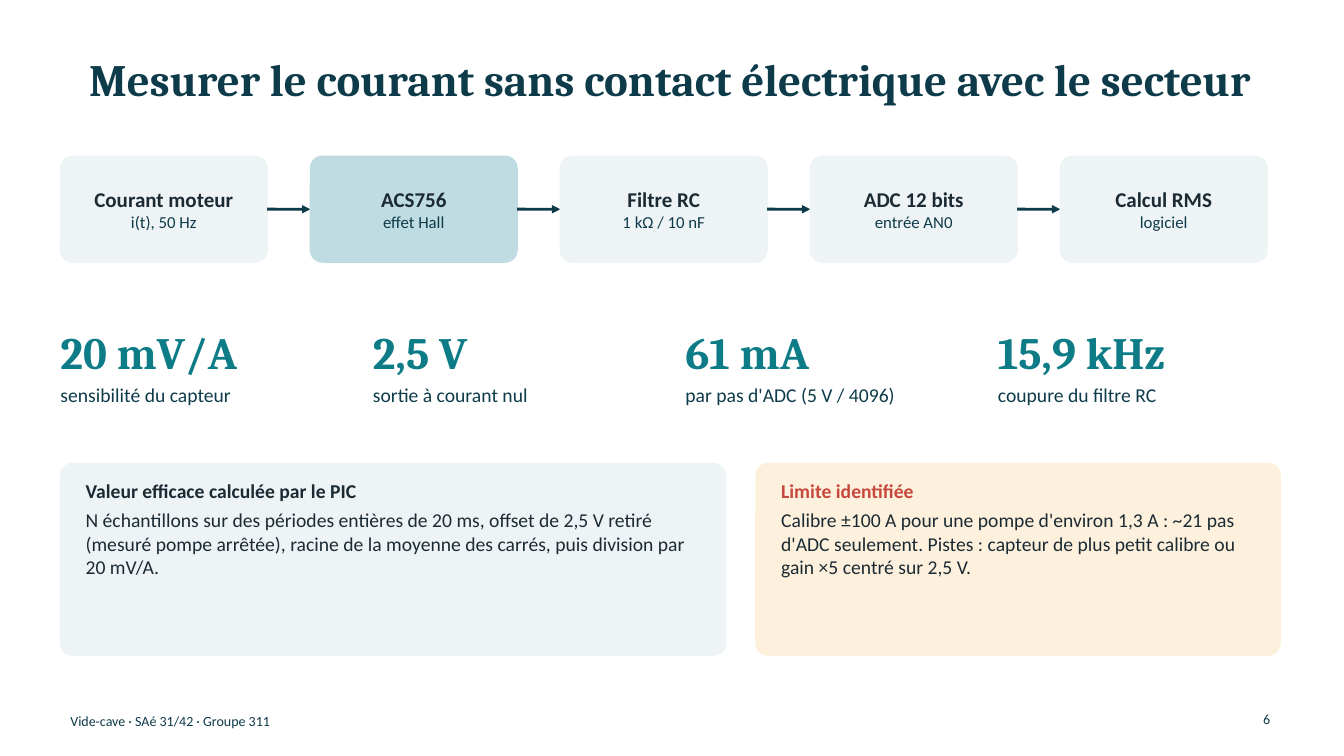
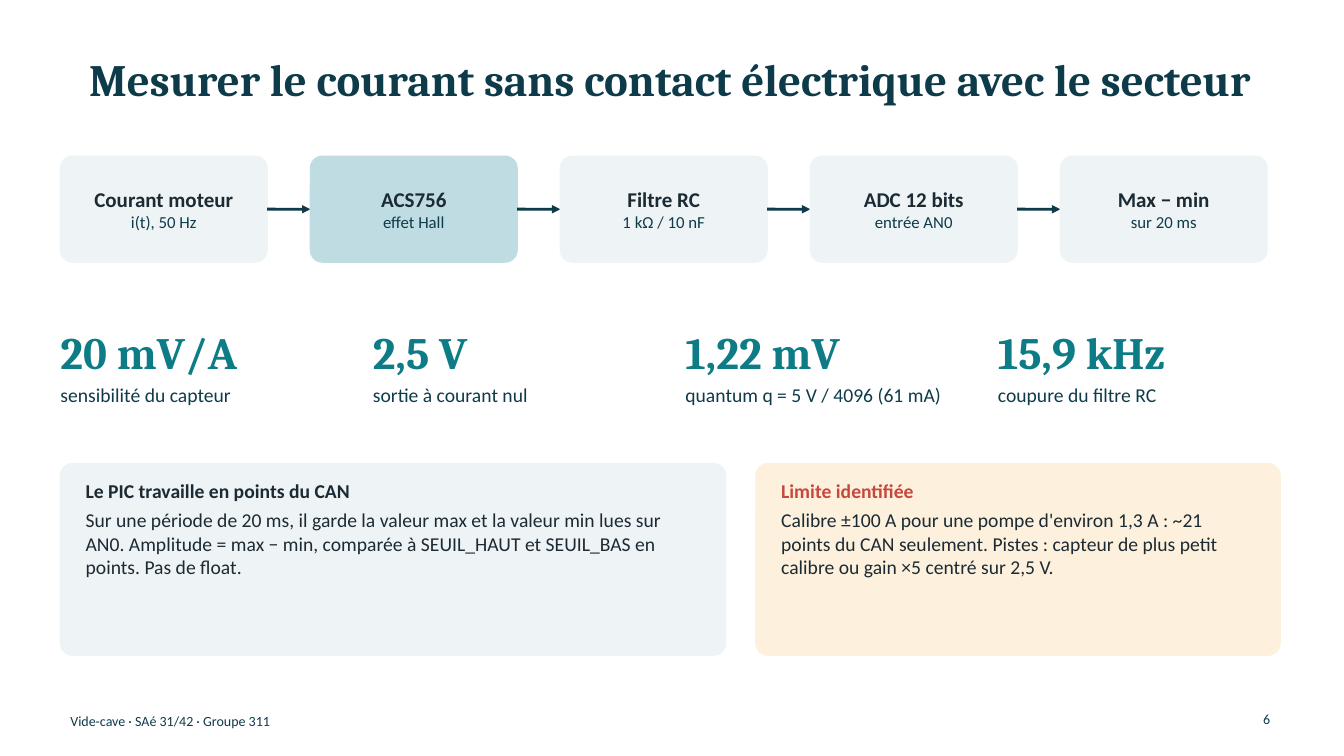
Before and after one commit to glm02/projet-vide-cave, a slide deck: slide 6 of 01_Documents/Presentation/Soutenance_vide-cave.pptx. Drawn at 1344x756 pixels with LibreOffice and Linux fonts; fonts in the diff are those of the drawing. Boxes give left, top, right and bottom in pixels: in the first picture for what was removed or moved away, otherwise in the second. Text is boxed around its words. In the diff, an @@ line names an element or a change of style, - is before the commit and + after.

```diff
--- a/01_Documents/Presentation/Soutenance_vide-cave.pptx
+++ b/01_Documents/Presentation/Soutenance_vide-cave.pptx
@@ text at [1118,192,1209,228]: text changed @@
-Calcul RMS
-logiciel
+Max − min
+sur 20 ms
@@ text at [685,338,840,375]: text changed @@
-61 mA
+1,22 mV
@@ text at [685,388,941,405]: text changed @@
-par pas d'ADC (5 V / 4096)
+quantum q = 5 V / 4096 (61 mA)
@@ text at [86,484,661,577]: text changed @@
-Valeur efficace calculée par le PIC
-N échantillons sur des périodes entières de 20 ms, offset de 2,5 V retiré (mesuré pompe arrêtée), racine de la moyenne des carrés, puis division par 20 mV/A.
+Le PIC travaille en points du CAN
+Sur une période de 20 ms, il garde la valeur max et la valeur min lues sur AN0. Amplitude = max − min, comparée à SEUIL_HAUT et SEUIL_BAS en points. Pas de float.
@@ text at [781,513,1217,578]: text changed @@
-Calibre ±100 A pour une pompe d'environ 1,3 A : ~21 pas d'ADC seulement. Pistes : capteur de plus petit calibre ou gain ×5 centré sur 2,5 V.
+Calibre ±100 A pour une pompe d'environ 1,3 A : ~21 points du CAN seulement. Pistes : capteur de plus petit calibre ou gain ×5 centré sur 2,5 V.
```
Also in this commit, not shown: 1 other slide changed, 5 other files.
